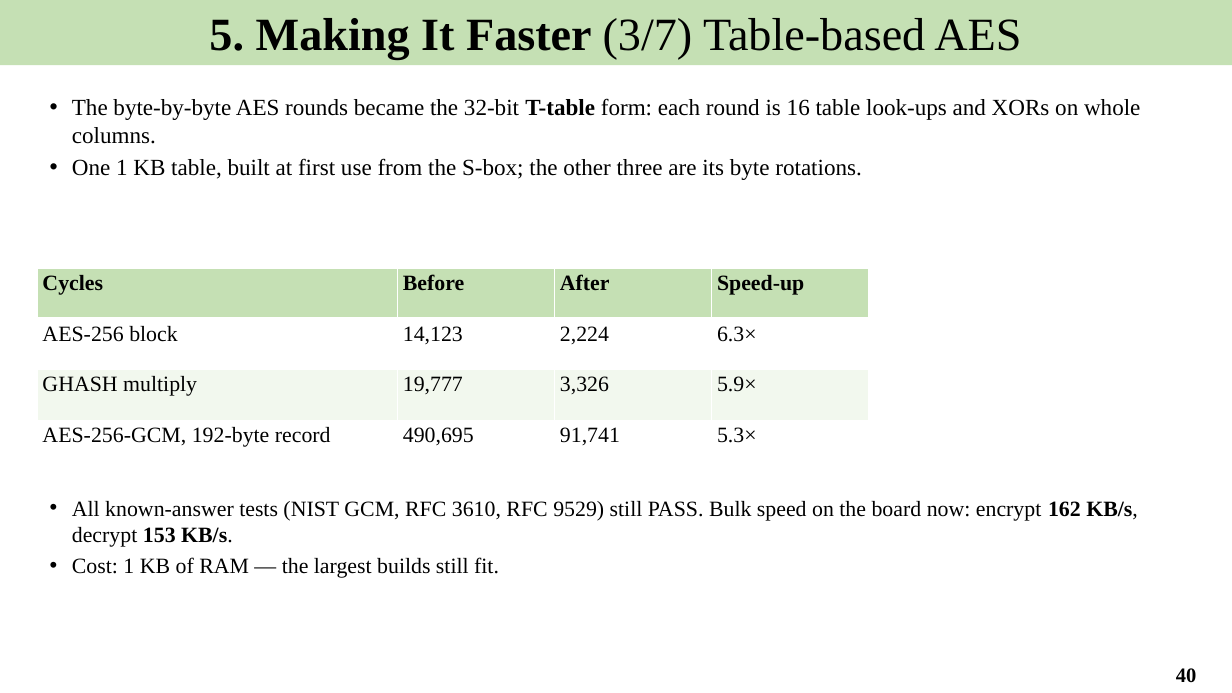
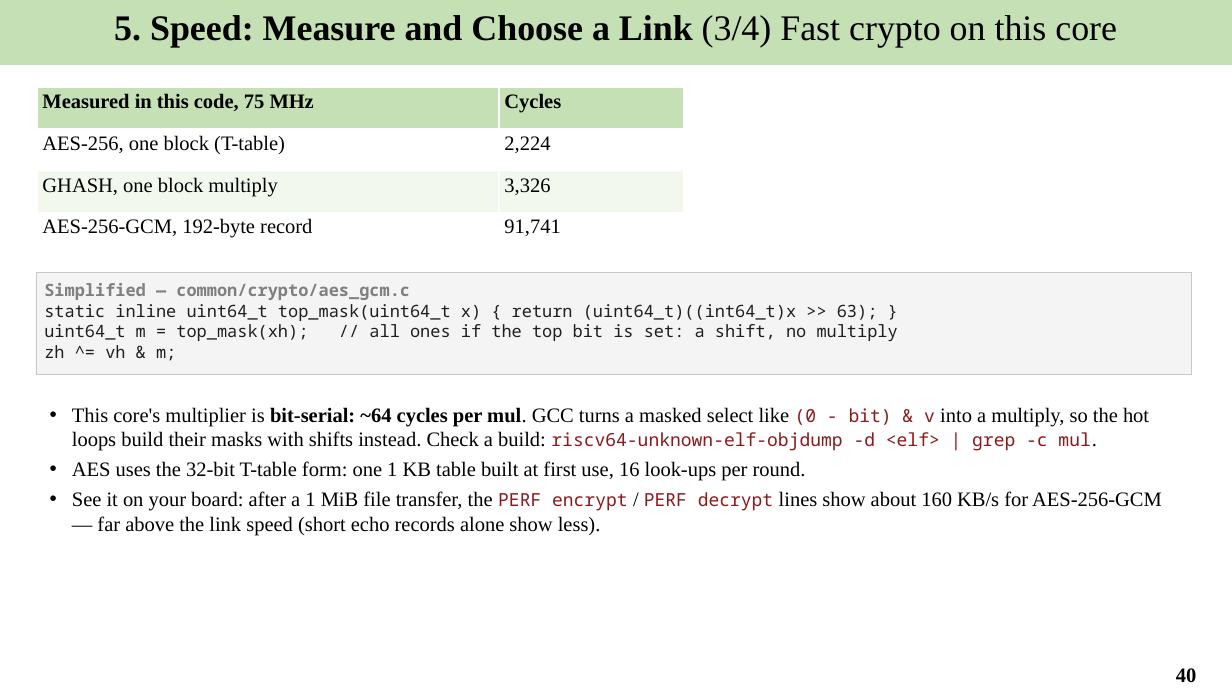
Before and after one commit to Khaiduy/chipyard-edhoc, a slide deck: slide 40 of fpga/sw/export/docs/slides/05_Secure_file_transfer_and_results.pptx. Drawn at 1232x693 pixels with LibreOffice and Linux fonts; fonts in the diff are those of the drawing. Boxes give left, top, right and bottom in pixels: in the first picture for what was removed or moved away, otherwise in the second. Text is boxed around its words. In the diff, an @@ line names an element or a change of style, - is before the commit and + after.

```diff
--- a/fpga/sw/export/docs/slides/05_Secure_file_transfer_and_results.pptx
+++ b/fpga/sw/export/docs/slides/05_Secure_file_transfer_and_results.pptx
@@ text in rectangle at [114,15,1117,47]: text changed; size 36 to 28 pt; bold on @@
-5. Making It Faster (3/7) Table-based AES
+5. Speed: Measure and Choose a Link (3/4) Fast crypto on this core
@@ table added at [37,88,684,254], 4 rows, 2 columns @@
+Measured in this code, 75 MHz | Cycles
+AES-256, one block (T-table) | 2,224
+GHASH, one block multiply | 3,326
+AES-256-GCM, 192-byte record | 91,741
@@ text removed at [72,98,1140,180] @@
-• The byte-by-byte AES rounds became the 32-bit T-table form: each round is 16 table look-ups and XORs on whole columns.
-• One 1 KB table, built at first use from the S-box; the other three are its byte rotations.
@@ table removed at [37,268,869,471], 4 rows, 4 columns @@
-Cycles | Before | After | Speed-up
-AES-256 block | 14,123 | 2,224 | 6.3×
-GHASH multiply | 19,777 | 3,326 | 5.9×
-AES-256-GCM, 192-byte record | 490,695 | 91,741 | 5.3×
@@ rectangle added at [37,273,1192,374], fill #F4F4F4, outline #C8C8C8 0.75 pt, 13.3 pt, text #1F1F1F @@
+Simplified — common/crypto/aes_gcm.c
+static inline uint64_t top_mask(uint64_t x) { return (uint64_t)((int64_t)x >> 63); }
+uint64_t m = top_mask(xh); // all ones if the top bit is set: a shift, no multiply
+zh ^= vh & m;
@@ text at [72,407,1162,536]: text changed; size 17 to 16 pt @@
-• All known-answer tests (NIST GCM, RFC 3610, RFC 9529) still PASS. Bulk speed on the board now: encrypt 162 KB/s, decrypt 153 KB/s.
-• Cost: 1 KB of RAM — the largest builds still fit.
+• This core's multiplier is bit-serial: ~64 cycles per mul. GCC turns a masked select like (0 - bit) & v into a multiply, so the hot loops build their masks with shifts instead. Check a build: riscv64-unknown-elf-objdump -d <elf> | grep -c mul.
+• AES uses the 32-bit T-table form: one 1 KB table built at first use, 16 look-ups per round.
+• See it on your board: after a 1 MiB file transfer, the PERF encrypt / PERF decrypt lines show about 160 KB/s for AES-256-GCM — far above the link speed (short echo records alone show less).
```
Also in this commit, not shown: 23 other slides changed, 4 slides added, 7 slides removed, 13 other files.
